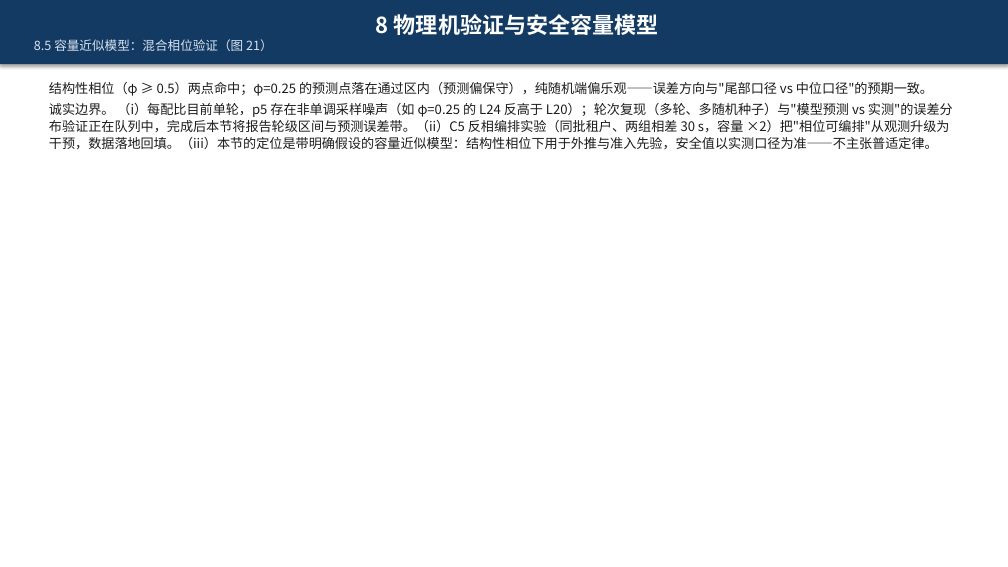
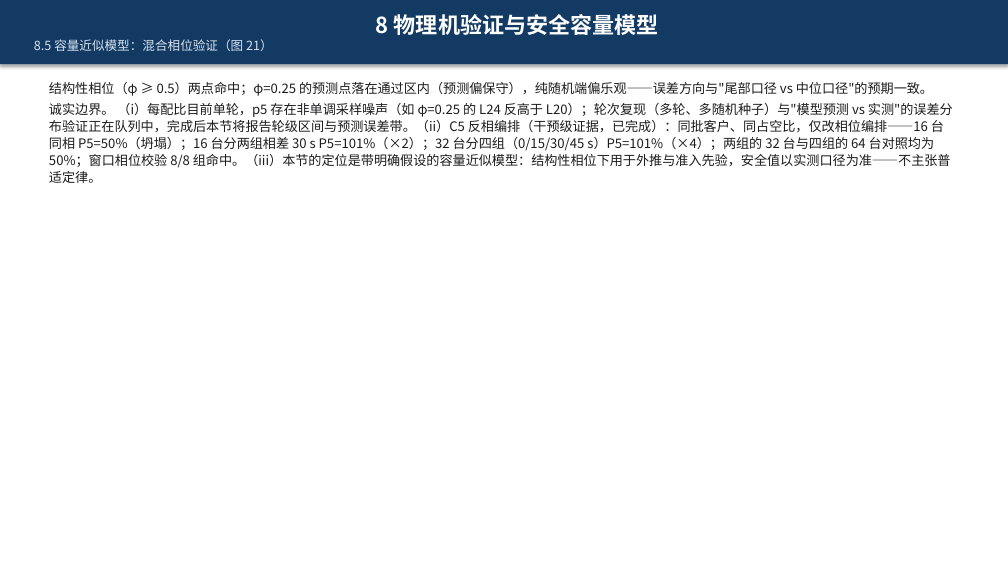
Before and after one commit to 3257085208/Paper, a slide deck: slide 130 of paper.pptx (slide 129 before the commit). Drawn at 1008x567 pixels with LibreOffice and Linux fonts; fonts in the diff are those of the drawing. Boxes give left, top, right and bottom in pixels: in the first picture for what was removed or moved away, otherwise in the second. Text is boxed around its words. In the diff, an @@ line names an element or a change of style, - is before the commit and + after.

```diff
--- a/paper.pptx
+++ b/paper.pptx
@@ text at [49,103,953,183]: text changed @@
-诚实边界。 （i）每配比目前单轮，p5 存在非单调采样噪声（如 φ=0.25 的 L24 反高于 L20）；轮次复现（多轮、多随机种子）与"模型预测 vs 实测"的误差分布验证正在队列中，完成后本节将报告轮级区间与预测误差带。（ii）C5 反相编排实验（同批租户、两组相差 30 s，容量 ×2）把"相位可编排"从观测升级为干预，数据落地回填。（iii）本节的定位是带明确假设的容量近似模型：结构性相位下用于外推与准入先验，安全值以实测口径为准——不主张普适定律。
+诚实边界。 （i）每配比目前单轮，p5 存在非单调采样噪声（如 φ=0.25 的 L24 反高于 L20）；轮次复现（多轮、多随机种子）与"模型预测 vs 实测"的误差分布验证正在队列中，完成后本节将报告轮级区间与预测误差带。（ii）C5 反相编排（干预级证据，已完成）：同批客户、同占空比，仅改相位编排——16 台同相 P5=50%（坍塌）；16 台分两组相差 30 s P5=101%（×2）；32 台分四组（0/15/30/45 s）P5=101%（×4）；两组的 32 台与四组的 64 台对照均为 50%；窗口相位校验 8/8 组命中。（iii）本节的定位是带明确假设的容量近似模型：结构性相位下用于外推与准入先验，安全值以实测口径为准——不主张普适定律。
```
Also in this commit, not shown: 3 other slides changed, 1 slide added.
